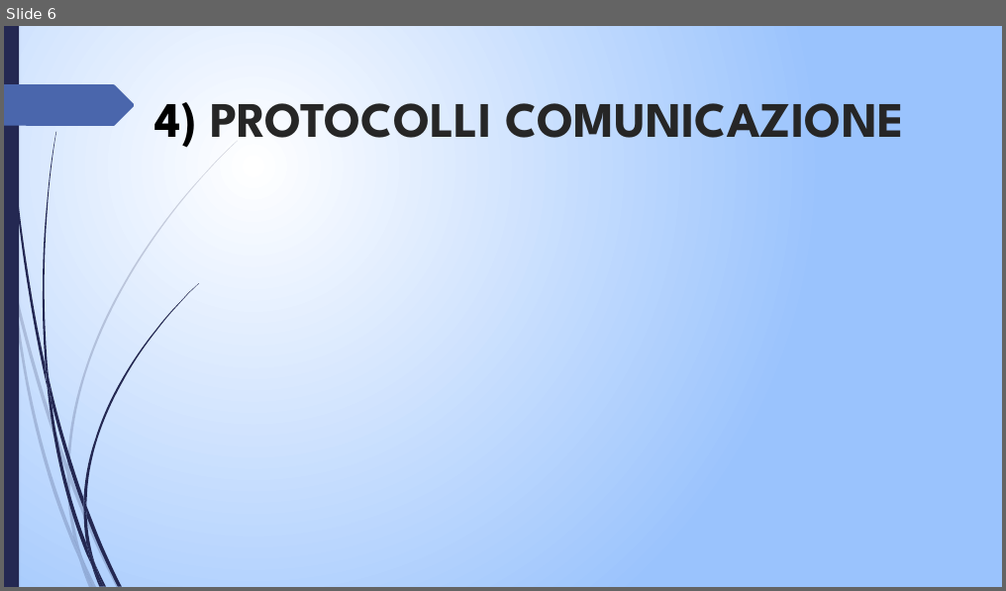
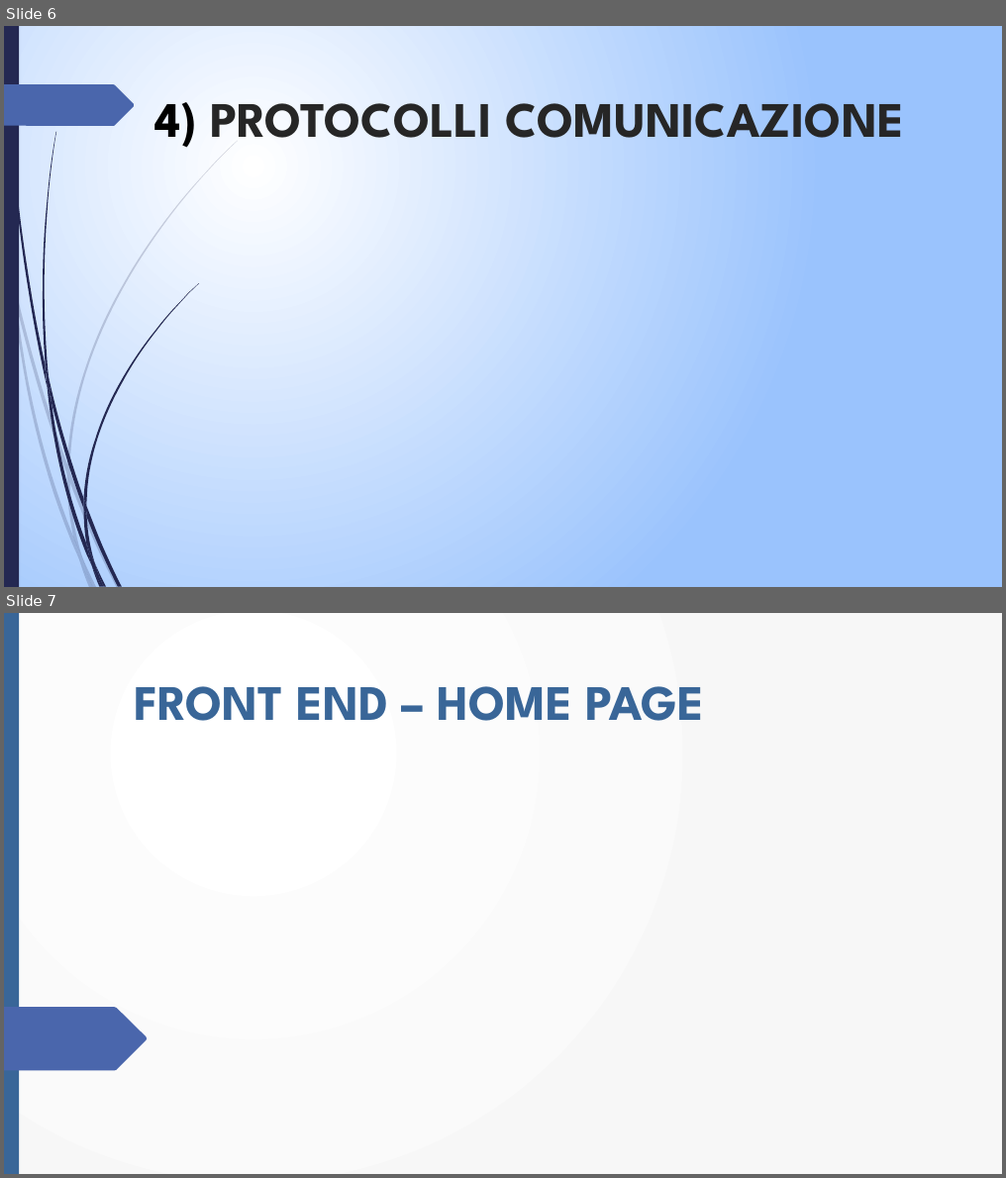
Before and after one commit to edo98811/IoT_project, a slide deck: Documenti/progetto_finale_last.pptx. Shown one above the other, each under a label of ours: slide 6 before the commit, slides 6 and 7 after it. The pictures are 1006x591 and 1006x1178 pixels, drawn with LibreOffice and Linux fonts; fonts in the diff are those of the drawing; background and template pictures are left out. Boxes give left, top, right and bottom in pixels: in the first picture for what was removed or moved away, otherwise in the second. Text is boxed around its words. In the diff, an @@ line names an element or a change of style, - is before the commit and + after.

```diff
--- a/Documenti/progetto_finale_last.pptx
+++ b/Documenti/progetto_finale_last.pptx
@@ slide 7 added at [4,613,1002,1174], background picture (left out); not listed: 11 template elements that a slide beside it also shows @@
@@ rectangle added at [4,613,1002,1174], fill gradient #FFFFFF to #F8F8F8 @@
@@ rectangle added at [4,613,19,1174], fill #396698 @@
@@ title added at [135,686,704,721], 47.7 pt, text #396698, bold @@
+FRONT END – HOME PAGE
@@ freeform shape added at [4,967,147,1031], fill #4A66AC @@
@@ freeform shape added at [4,1008,147,1071], fill #4A66AC @@
@@ group added at [4,728,238,1174]: 10 freeform shapes @@
@@ group added at [6,613,199,1174]: 12 freeform shapes @@
```
Also in this commit, not shown: 18 other slides added, 1 slide removed.
